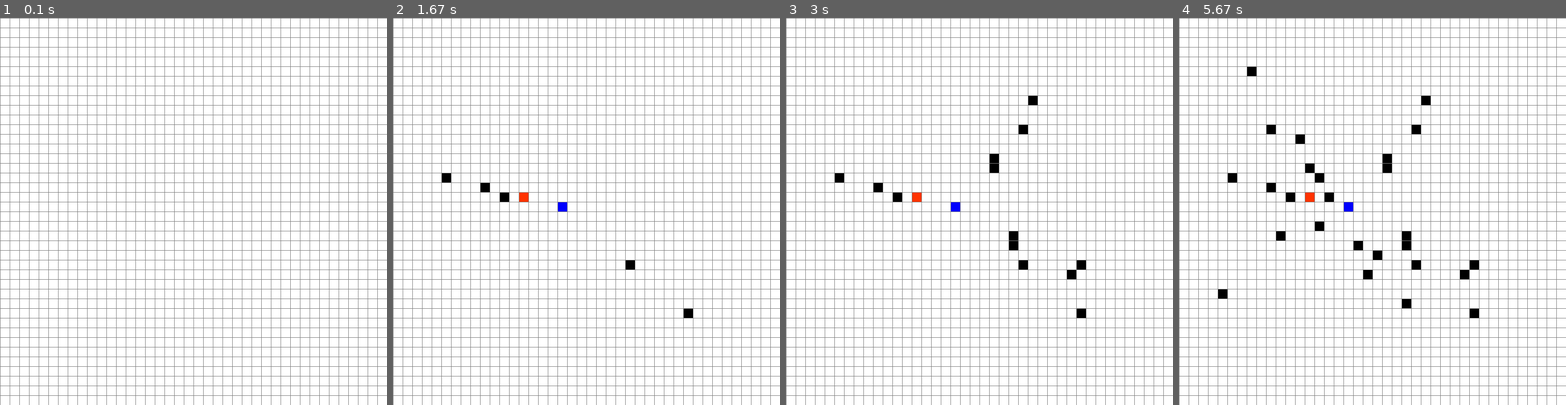
Above: before the commit, frames 1-4 (left to right).
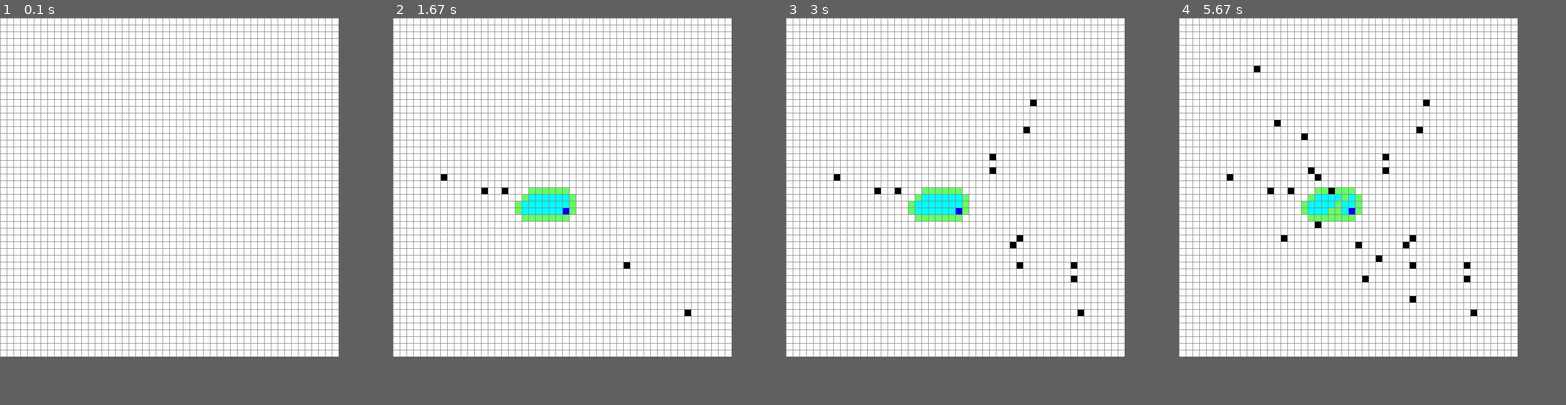
Above: after the commit, the same moments.

Repository: davidlyster/Astar_search_pygame
Game: pygame game, started from astar.py
The game is run twice, just before and just after one commit, with the same random seed, the same clock (stepped at 60 frames per second) and the same inputs.
Inputs (mouse positions are in pixels of both pictures, inside the frame that each line leads up to):
- Up to frame 1 (0.1 s): no input
- Up to frame 2 (1.67 s): press the mouse at (563, 211) at 0.37 s; move the mouse to (524, 199) at 0.47 s; release the mouse at (482, 188) at 0.6 s; tap Space at 0.67 s; press the mouse at (563, 211) at 1.03 s; move the mouse to (501, 192) at 1.13 s; release the mouse at (439, 176) at 1.27 s; press the mouse at (563, 211) at 1.37 s; move the mouse to (625, 261) at 1.47 s; release the mouse at (690, 315) at 1.6 s
- Up to frame 3 (3 s): press the mouse at (956, 211) at 1.7 s; move the mouse to (1014, 242) at 1.8 s; release the mouse at (1072, 277) at 1.93 s; press the mouse at (956, 211) at 2.03 s; move the mouse to (991, 168) at 2.13 s; release the mouse at (1025, 126) at 2.27 s; press the mouse at (956, 211) at 2.37 s; move the mouse to (994, 157) at 2.47 s; release the mouse at (1033, 103) at 2.6 s; press the mouse at (956, 211) at 2.7 s; move the mouse to (1018, 238) at 2.8 s; release the mouse at (1076, 265) at 2.93 s
- Up to frame 4 (5.67 s): press the mouse at (1349, 211) at 3.03 s; move the mouse to (1310, 165) at 3.13 s; release the mouse at (1275, 126) at 3.27 s; press the mouse at (1349, 211) at 3.37 s; move the mouse to (1333, 192) at 3.47 s; release the mouse at (1314, 176) at 3.6 s; press the mouse at (1349, 211) at 3.7 s; move the mouse to (1380, 254) at 3.8 s; release the mouse at (1411, 300) at 3.93 s; press the mouse at (1349, 211) at 4.03 s; move the mouse to (1314, 223) at 4.13 s; release the mouse at (1279, 238) at 4.27 s; press the mouse at (1349, 211) at 4.37 s; move the mouse to (1357, 242) at 4.47 s; release the mouse at (1364, 277) at 4.6 s; press the mouse at (1349, 211) at 5.2 s; move the mouse to (1302, 137) at 5.3 s; release the mouse at (1256, 68) at 5.43 s; tap Space at 5.57 s; click (1225, 292) at 5.58 s
In our replay, the window is 800x800 before the commit and 700x700 after it. These sizes can differ from the game's own. Grey fills any space a smaller window leaves; there, only what the larger window draws over its background counts as a difference.

The runs differ from the first frame. In frame 1, 17% of the frame differs, in the area x 0-100%, y 0-100%; in frame 2, 18%; in frame 3, 19%; in frame 4, 19%.

Commit message:
A* Search implemented up to point where searched nodes can be seen and final node can be found. next is to show the final path on the grid.

Diff:
--- a/astar.py
+++ b/astar.py
@@ -1,4 +1,5 @@
 import pygame
+from queue import PriorityQueue
 
 
 # set colours for different node types
@@ -22,7 +23,7 @@
     - list of it's neighbours
     """
 
-    def __init__(self, row, col, width):
+    def __init__(self, row, col, width, grid_row_count):
         self.row = row
         self.col = col
         self.width = width
@@ -30,6 +31,7 @@
         self.y = col * width
         self.colour = empty_node_colour
         self.neighbours = []
+        self.grid_row_count = grid_row_count    # boundary of the grid
 
     def get_position(self):
         return self.row, self.col
@@ -80,6 +82,38 @@
         """
         self.colour = final_path_node_colour
 
+    def update_neighbours(self, grid):
+        """
+        Check all neighbouring nodes and at each valid node to this Nodes neighbours list
+        i.e. walls are invalid, can't add node that isn't on grid
+        """
+        # empty this every time as each node will have a new set of neighbours
+        self.neighbours = []
+
+        # Check nodes in all 4 directions and add them to neighbours if they are valid
+        # NOTE: for the UP and DOWN checks, checking the row below is row+1 and above is -1 which is counterintuitive considering how graphs normally work
+        #       but pygame starts with x,y:=0,0 in the left so the oup and down movements are reversed
+
+        # DOWN
+        # if the row below is in the grid - if the node below this node is not a barrier
+        if self.row < self.grid_row_count-1 and not grid[self.row+1][self.col].is_wall():
+            self.neighbours.append(grid[self.row+1][self.col])
+
+        # LEFT
+        # if the column to the left is in the grid - if the node to the left of this node is not a barrier
+        if self.col > 0 and not grid[self.row][self.col-1].is_wall():
+            self.neighbours.append(grid[self.row][self.col-1])
+
+        # UP
+        # if the row above is in the grid - if the node below this node is not a barrier
+        if self.row > 0 and not grid[self.row-1][self.col].is_wall():
+            self.neighbours.append(grid[self.row-1][self.col])
+
+        # RIGHT
+        # if the column to the right is in the grid - if the node to the right of this node is not a barrier
+        if self.col < self.grid_row_count-1 and not grid[self.row][self.col+1].is_wall():
+            self.neighbours.append(grid[self.row][self.col+1])
+
     #########################################
     ##### END STATUS/COLOUR SET METHODS #####
     #########################################
@@ -136,7 +170,7 @@
     for x in range(row_count):
         grid.append([])
         for y in range(row_count):
-            node = Node(x, y, node_width)
+            node = Node(x, y, node_width, row_count)
             grid[x].append(node)
 
     return grid
@@ -193,6 +227,125 @@
     return row, col
 
 
+def a_star_heuristic(p1, p2):
+    """
+    function used to make heurisitic guess at distance between two points
+    used to guide the A* search
+    the points come in as x,y so return the distance between them by comparing x,x and y,y using manhattan ('L') distancing
+    we use manhattan instead of euclidian (hypotenuse) as we cannot go sideways on the graph (i.e. moving from 1,1 to 2,2, is 3 steps 1,1, 1,2, 2,2)
+    """
+    x1, y1 = p1
+    x2, y2 = p2
+
+    return abs(x1-x2) + abs(y1-y2)
+
+
+def reconstruct_path(came_from, current, draw):
+    # TODO
+    return
+
+
+# THE VIP
+def a_star_search(draw_func, grid, start, end):
+    """
+    A* Search  Algorithm
+    ====================
+    A* is an informed Search (the algorithm know the location of the end node when starting) algorithm that is always
+    guaranteed to find the shortest path between a start and end node.
+    It does so by making use of a heuristic function (a_star_heuristic) to determine which search path to extend.
+    This is based on the current cost of the path plus the expected cost fo the rest of the path (guessed by heuristic).
+    This is formulated as:
+    f(n) = g(n) + h(n)
+    where g(n) is the cost of the current path from start to the current node,
+    h(n) is the result of the heuristic function used to guess the expected cost of the next node to the end node
+    and f(n) ("f score") is the addition of these, the value of which is used to direct the search
+
+    Primary characteristics:
+    + Complete solution     - If the solution exist, it is guaranteed to be found
+    + Optimal Solution      - Guaranteed to find the shortest path
+    - Complexity (O(b^d))   - Stores all observed nodes in memory
+
+    So for each node that is being evaluated we have to record its distance from the start (along the current path) and its f score.
+    Each node will also have alist of neighbours that will be evaluated using the above formula until the final node is reached.
+    """
+
+    # the open set is the list of discovered nodes that need to be evaluated to see if they are to be expanded further
+    open_set = PriorityQueue()
+    # IMPORTANT - the reason we are using the priority queue is that PQ.get() will return the node with the lowest score
+    #             i.e. first compares f-score, then compares path_distance
+    #             because of this its crucial that the order of the elements in the queue is f-score, path_length, node
+    # ALSO, we include the path length because if two nodes have the same f score we can see which has lowest path length and expand into that node
+    # open_set.put("f score", "path distance to here", "next nieghbor to evaluate")
+    open_set.put((0, 0, start))
+    # PriorityQueues have no way to check if an element is contained in them so use open_set_xyxy to keep track of nodes in the PriorityQueue
+    open_set_xyxy = {start}
+
+    came_from = {}  # this will contain the previous node along the shortest path
+
+    # make maps of f and g scores for every node with a default of infinity
+    g_scores = {node: float('inf') for row in grid for node in row}
+    f_scores = {node: float('inf') for row in grid for node in row}
+
+    # define values for starting node
+    g_scores[start] = 0
+    f_scores[start] = a_star_heuristic(start.get_position(), end.get_position())
+
+    # get coordinates of end node which will be used every time the heuristic is called
+    end_node_pos = end.get_position()
+
+    # keep track of length of observed path, update on every iteration
+    path_length = 0
+    while not open_set.empty():
+
+        # let the player quit the game if the want
+        for event in pygame.event.get():
+            if event.type == pygame.QUIT:
+                pygame.quit()
+
+        current_node = open_set.get()[2]    # last element is the next node
+        open_set_xyxy.remove(current_node)  # the node does not need to be re-evaluated later so remove from open_set_xyxy
+
+        if current_node == end:
+            # draw the shortest path
+            pass  # TODO delete later
+            return True
+
+        # get f score for all neighbours
+        for neighbour in current_node.neighbours:
+            # f(n) = g(n) + h(n)
+            # NOTE: we're adding 1 here because the distance from each node to its neighbour is 1
+            # obviously this is not the case normally for this algorithm like in google maps where different roads have different lengths
+            g_score = g_scores[current_node] + 1
+
+            # if this path to neighbour is better than any previous one
+            if g_score < g_scores[neighbour]:
+
+                came_from[neighbour] = current_node
+                g_scores[neighbour] = g_score
+                h_score = a_star_heuristic(neighbour.get_position(), end_node_pos)
+                f_score = g_score + h_score
+
+                f_scores[neighbour] = f_score
+
+                if neighbour not in open_set_xyxy:
+                    path_length += 1
+                    # open_set.put("f score", "path distance to here", "next nieghbor to evaluate")
+                    open_set.put((f_scores[neighbour], path_length, neighbour))
+                    open_set_xyxy.add(neighbour)
+
+                    # change node colour as it is now open/being evaluated
+                    neighbour.set_being_searched()
+
+        # now redraw the grid
+        draw_func()
+
+        # set the node colour to show it has been searched but do not do it for the start node as we want it to keep its colour as the algorithm progresses
+        if current_node != start:
+            current_node.set_been_searched()
+
+    return False
+
+
 def run_program(window, width, row_count):
     """
     This is the main function that runs the program and tracks interaction with the game window
@@ -218,6 +371,7 @@
             # if the exit button is pressed
             if event.type == pygame.QUIT:
                 active = False
+                pygame.quit()
 
             # if the user left clicks
             if pygame.mouse.get_pressed()[0]:
@@ -243,7 +397,7 @@
 
 
             """
-            xyxy let user make changes before running with right click 'deletes'
+            TODO: let user make changes before running with right click 'deletes'
             # if the user right clicks
             elif pygame.mouse.get_pressed()[2]:
                 pos = pygame.mouse.get_pos()
@@ -251,8 +405,17 @@
             """
 
             # if the user pressed a key
-            # if event.type == pygame.KEYDOWN:
-    pygame.quit()
+            if event.type == pygame.KEYDOWN:
+                if event.key == pygame.K_SPACE and not algorithm_running:
+                    for row in grid:
+                        for node in row:
+                            node.update_neighbours(grid)
+
+                    # pass in function as lambda here so within the a_star_search function we can simply call 'draw_func()' (a_star_search argument name)
+                    # to run draw_grid(window, grid, row_count, width) which contains variables in the scope of this code block not within a_star_search scope
+                    a_star_search(lambda: draw_grid(window, grid, row_count, width), grid, start_node, end_node)
+
+                    algorithm_running = False
 
 
 ##############################################
@@ -265,11 +428,11 @@
 pygame.display.set_caption("A* Search Visualisation")
 
 # set size of output window
-game_window_width = 800
+game_window_width = 700
 game_window = pygame.display.set_mode((game_window_width, game_window_width))
 
 # set dimension of square graph
-total_row_count = 40
+total_row_count = 50
 
 # RUN THE PROGRAM
 run_program(game_window, game_window_width, total_row_count)
